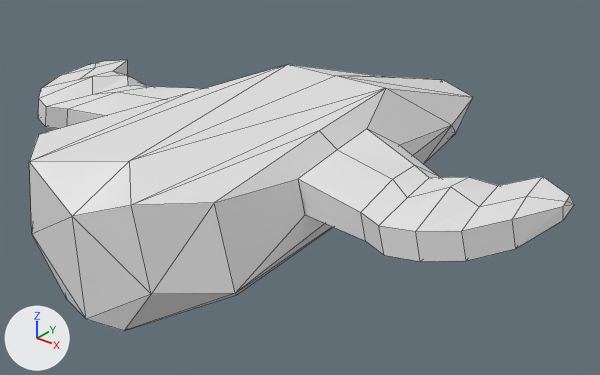
What one commit did to the Blender file alterian-pirates/blend/ships/fast.blend.
Rendered twice from a 50 mm lens placed at (34.5, -39.8, 23.5), pointed at (0.9, 2.3, -2.6). Every picture has the same lights, and +X, +Y and +Z are marked at lower left. Mesh edges are drawn as thin lines.
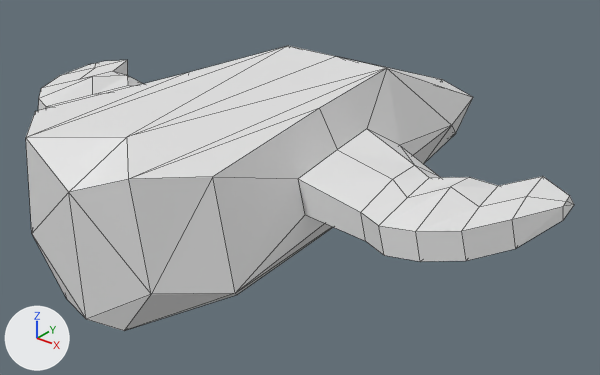
Pixel boxes (x1, y1, x2, y2) of what changed, in the pictures (600 x 375 px; the box of a moved part takes in the faces that stretch with it):
```json
{"object": "Plane", "change": "reshaped", "before": [29, 60, 574, 331], "after": [26, 46, 574, 331]}
{"part": 1, "of": "me_plane", "change": "moved or reshaped", "before": [29, 64, 473, 293], "after": [26, 46, 473, 293]}
```

The change, as JSON lines over the scene's bpy script:
```json
{"block": "me_plane", "where": "me_plane.from_pydata(...)  # 53 vertices, 63 faces, 1 loose edge; spans x -20.5..0.0, y -16.3..23.7, z -4.2..4.3"}
{"block": "me_plane", "where": "# used by ob_plane; location = (0.0, 0.0, 0.0)"}
{"block": "me_plane", "where": "# verts and faces of me_plane; kept vertices keep their numbers, new ones are numbered from 53"}
{"block": "me_plane", "where": "# before: 0 (-6.2, 14.4, -0.2), 2 (-4.4, 7.5, 4.3) at pixel (288, 64), 3 (-5.6, -1.8, 4.3) at pixel (189, 92), 4 (-7.4, -12.9, 4.3) at pixel (38, 134), 5 (-7.0, 5.6, 1.3)"}
{"block": "me_plane", "where": "# before: 7 (-6.2, 2.6, 3.2), 10 (-12.1, 2.2, 1.6), 12 (-11.5, 0.0, 3.0) at pixel (152, 86), 46 (-4.3, -15.7, 4.3) at pixel (29, 161), 49 (0.0, -16.3, 2.5) at pixel (72, 216)"}
{"block": "me_plane", "where": "# before: 51 (0.0, -12.1, 4.3) at pixel (129, 160), 52 (0.0, 7.5, 4.3) at pixel (335, 75)"}
{"block": "me_plane", "change": "me_plane part 1"}
{"op": "add", "block": "me_plane", "code": "delete_faces([(5, 10, 12, 7)])"}
{"op": "add", "block": "me_plane", "code": "delete_edges([(0, 4)])"}
{"op": "add", "block": "me_plane", "code": "for i in [2, 3, 4, 46, 49, 51, 52]: verts[i] += (0.0, 0.0, 1.5)"}
{"op": "add", "block": "me_plane", "code": "faces += [(5, 12, 7), (5, 10, 12)]"}
```
